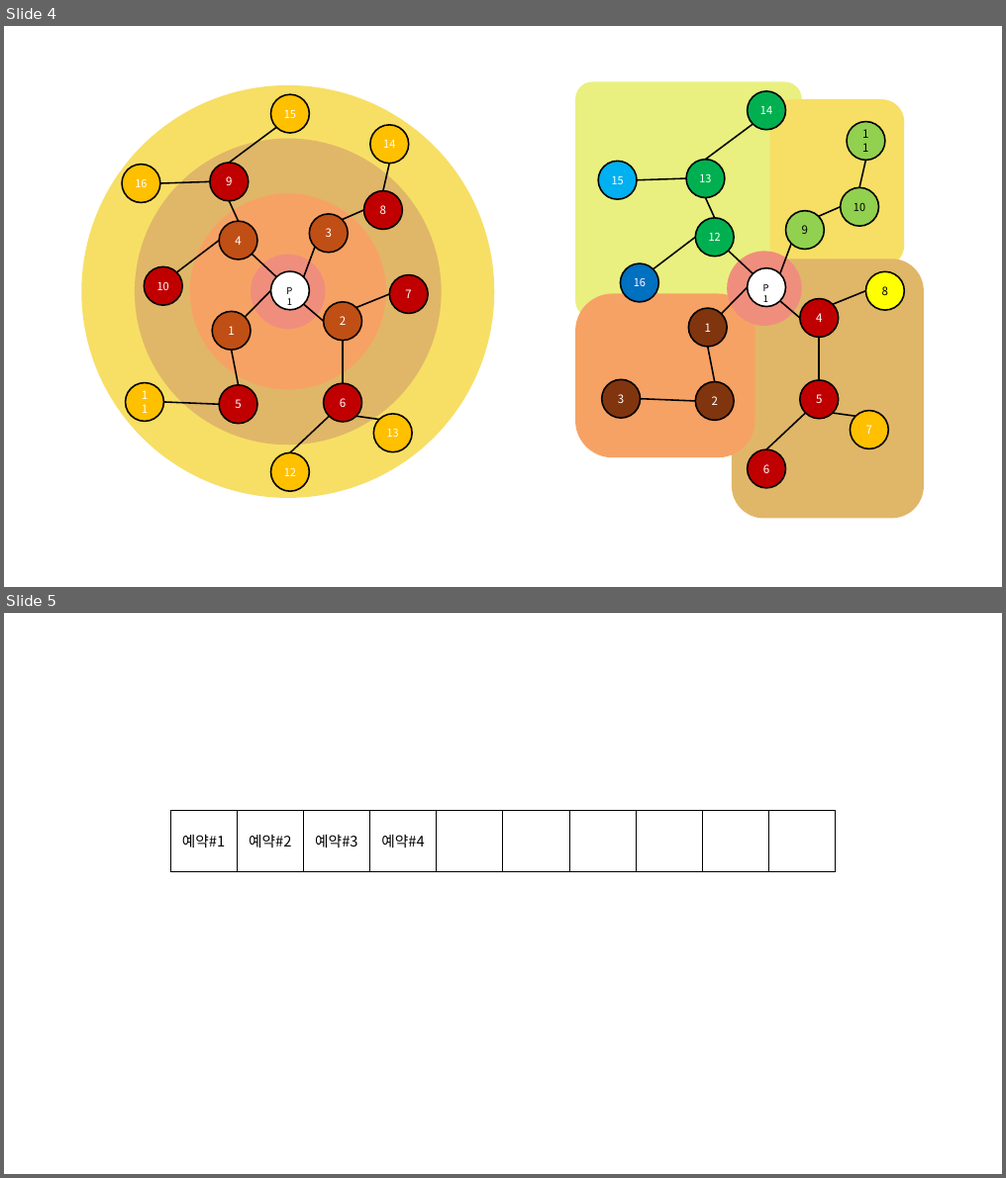
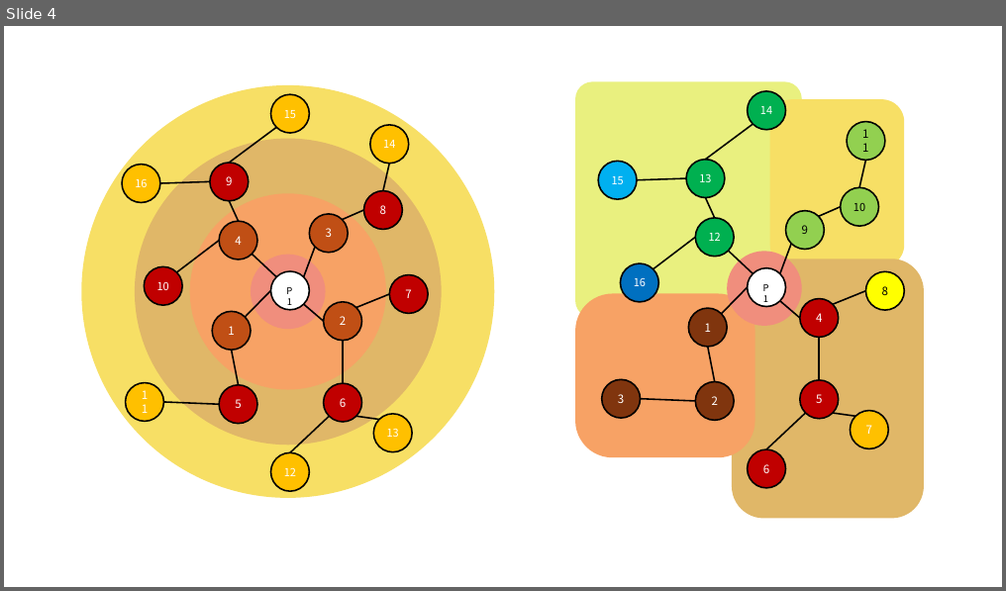
Before and after one commit to ShapeLayer/note.jonghyeon.me, a slide deck: static/posts/2025-08-07-bfs-dfs/fig.pptx. Shown one above the other, each under a label of ours: slides 4 and 5 before the commit, slide 4 after it. The pictures are 1006x1178 and 1006x591 pixels, drawn with LibreOffice and Linux fonts; fonts in the diff are those of the drawing. Boxes give left, top, right and bottom in pixels: in the first picture for what was removed or moved away, otherwise in the second. Text is boxed around its words. In the diff, an @@ line names an element or a change of style, - is before the commit and + after.

```diff
--- a/static/posts/2025-08-07-bfs-dfs/fig.pptx
+++ b/static/posts/2025-08-07-bfs-dfs/fig.pptx
@@ slide 5 removed at box(4, 613, 1002, 1174), background #FFFFFF @@
@@ table removed at box(170, 811, 837, 871), 1 rows, 10 columns @@
-예약#1 | 예약#2 | 예약#3 | 예약#4 |  |  |  |  |  | 
```
Also in this commit, not shown: 3 slides added, 4 other files.
